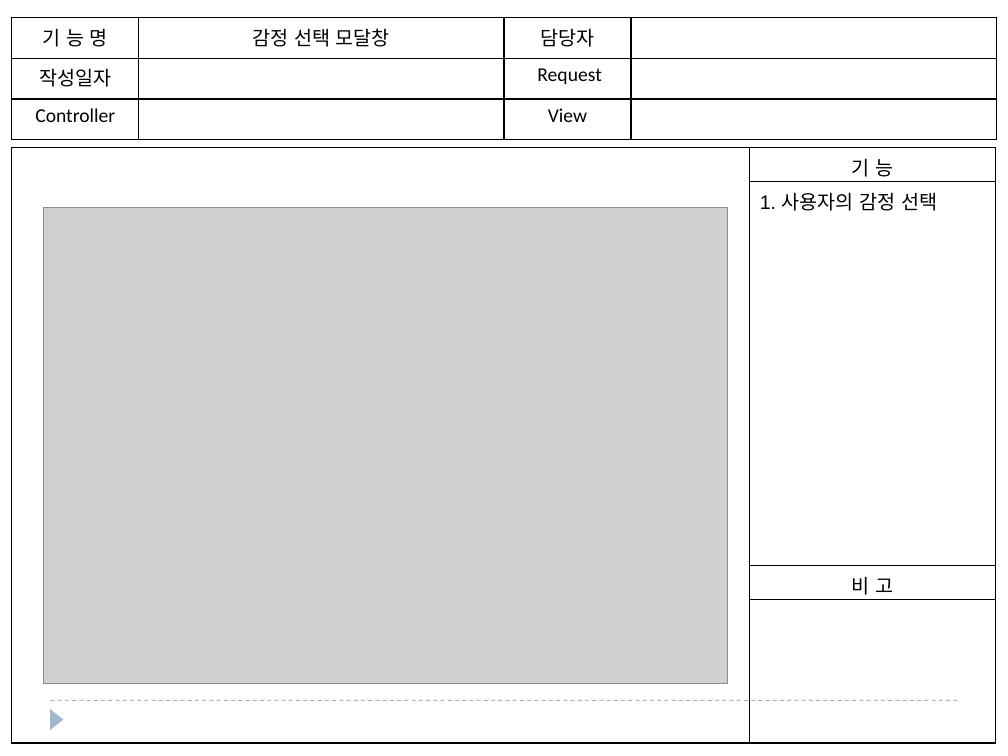
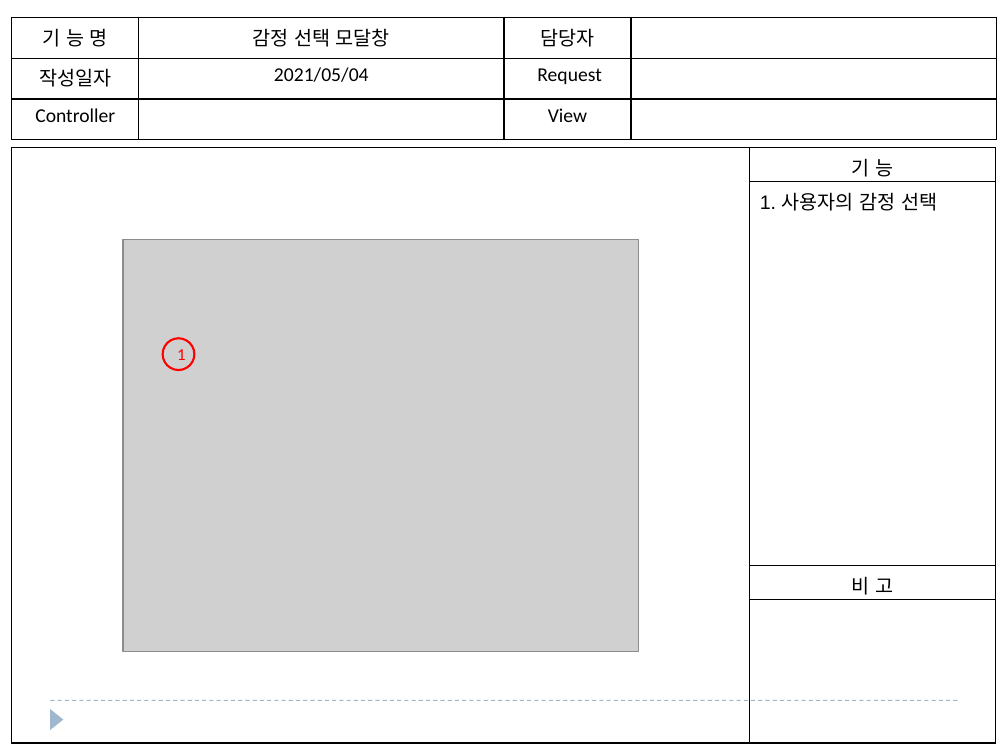
Before and after one commit to cr0ng/gitstart, a slide deck: slide 3 of gitTest/doc/스토리보드.pptx. Drawn at 1008x756 pixels with LibreOffice and Linux fonts; fonts in the diff are those of the drawing; grey boxes stand for pictures. Boxes give left, top, right and bottom in pixels: in the first picture for what was removed or moved away, otherwise in the second. Text is boxed around its words. In the diff, an @@ line names an element or a change of style, - is before the commit and + after.

```diff
--- a/gitTest/doc/스토리보드.pptx
+++ b/gitTest/doc/스토리보드.pptx
@@ table at (x1=12, y1=17, x2=996, y2=140) @@
-row 2, column 2: 
+row 2, column 2: 2021/05/04
@@ picture resized from (x1=43, y1=208, x2=727, y2=683) to (x1=123, y1=240, x2=638, y2=651) @@
@@ ellipse added at (x1=162, y1=339, x2=194, y2=370), outline #FF0000 1.5 pt, 12 pt, text #FF0000 @@
+1
```
Also in this commit, not shown: 10 other slides changed, 1 slide removed.
